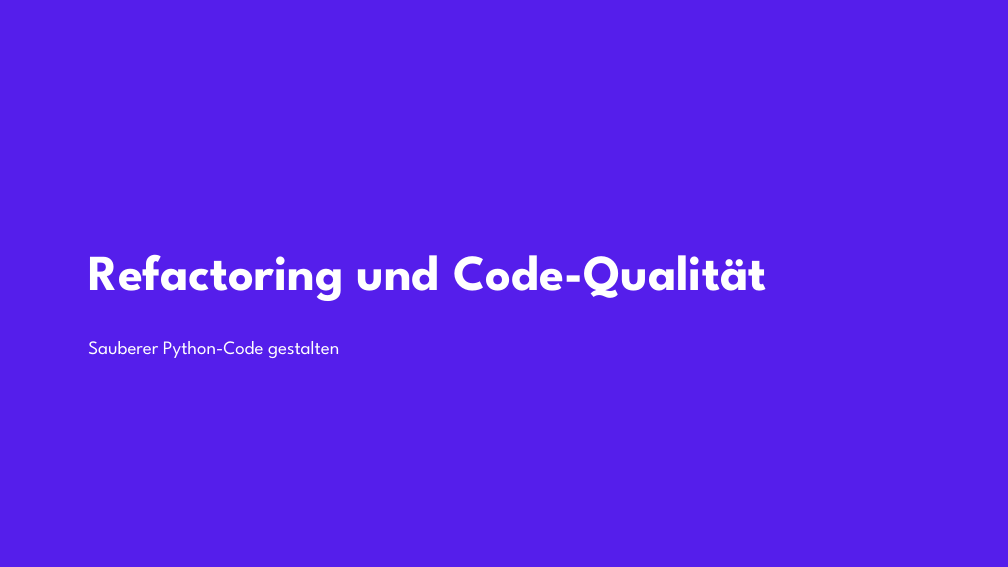
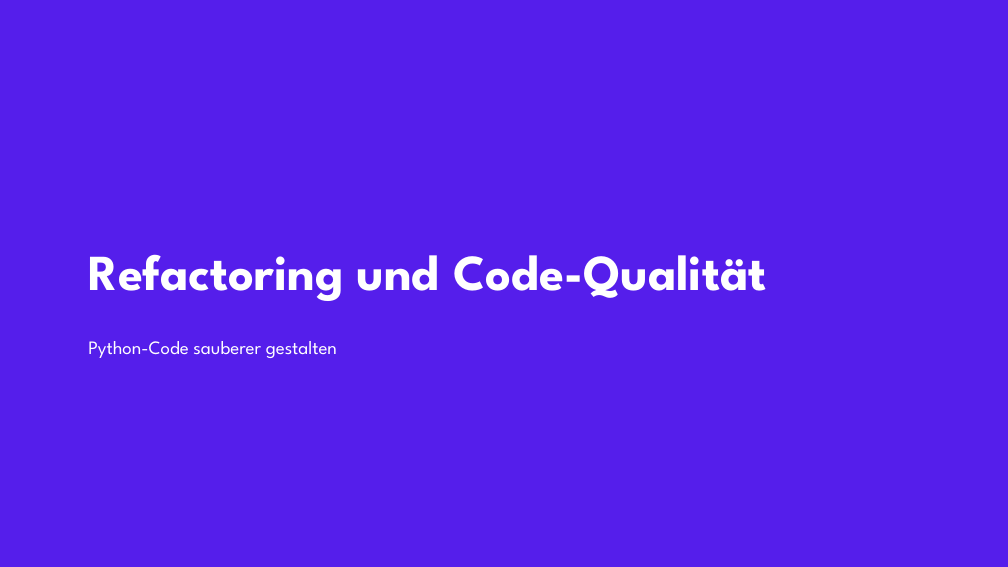
Before and after one commit to stackfuel/Python_Live_Sessions, a slide deck: slide 1 of basics/7_refactoring/Refactoring_Code_Qualität_LS7_PYB.pptx. Drawn at 1008x567 pixels with LibreOffice and Linux fonts; fonts in the diff are those of the drawing; background and template pictures are left out. Boxes give left, top, right and bottom in pixels: in the first picture for what was removed or moved away, otherwise in the second. Text is boxed around its words. In the diff, an @@ line names an element or a change of style, - is before the commit and + after.

```diff
--- a/basics/7_refactoring/Refactoring_Code_Qualität_LS7_PYB.pptx
+++ b/basics/7_refactoring/Refactoring_Code_Qualität_LS7_PYB.pptx
@@ text at bbox=[88, 341, 337, 358]: text changed @@
-Sauberer Python-Code gestalten
+Python-Code sauberer gestalten
```
Also in this commit, not shown: 4 other slides changed, 1 slide added, 1 other file.
